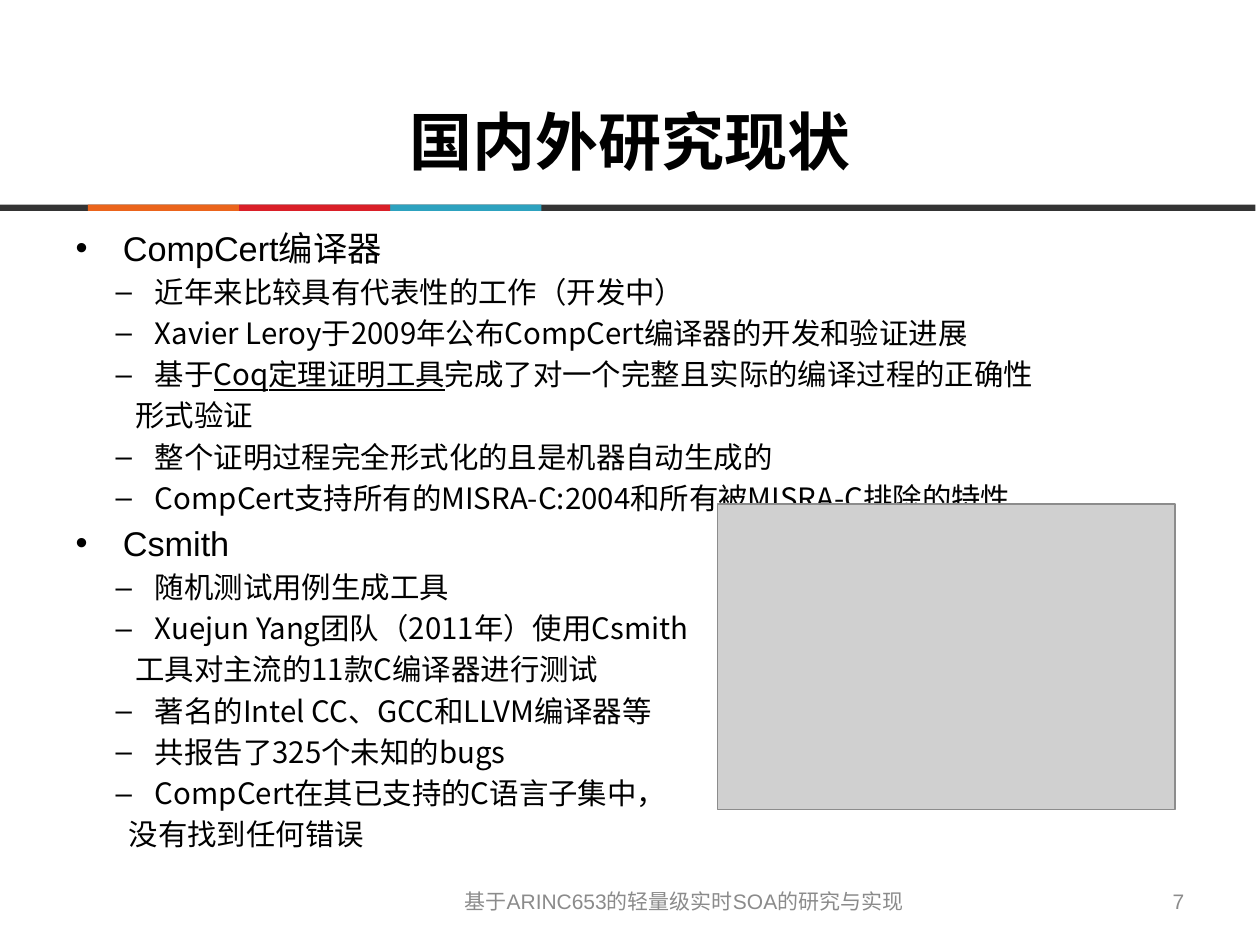
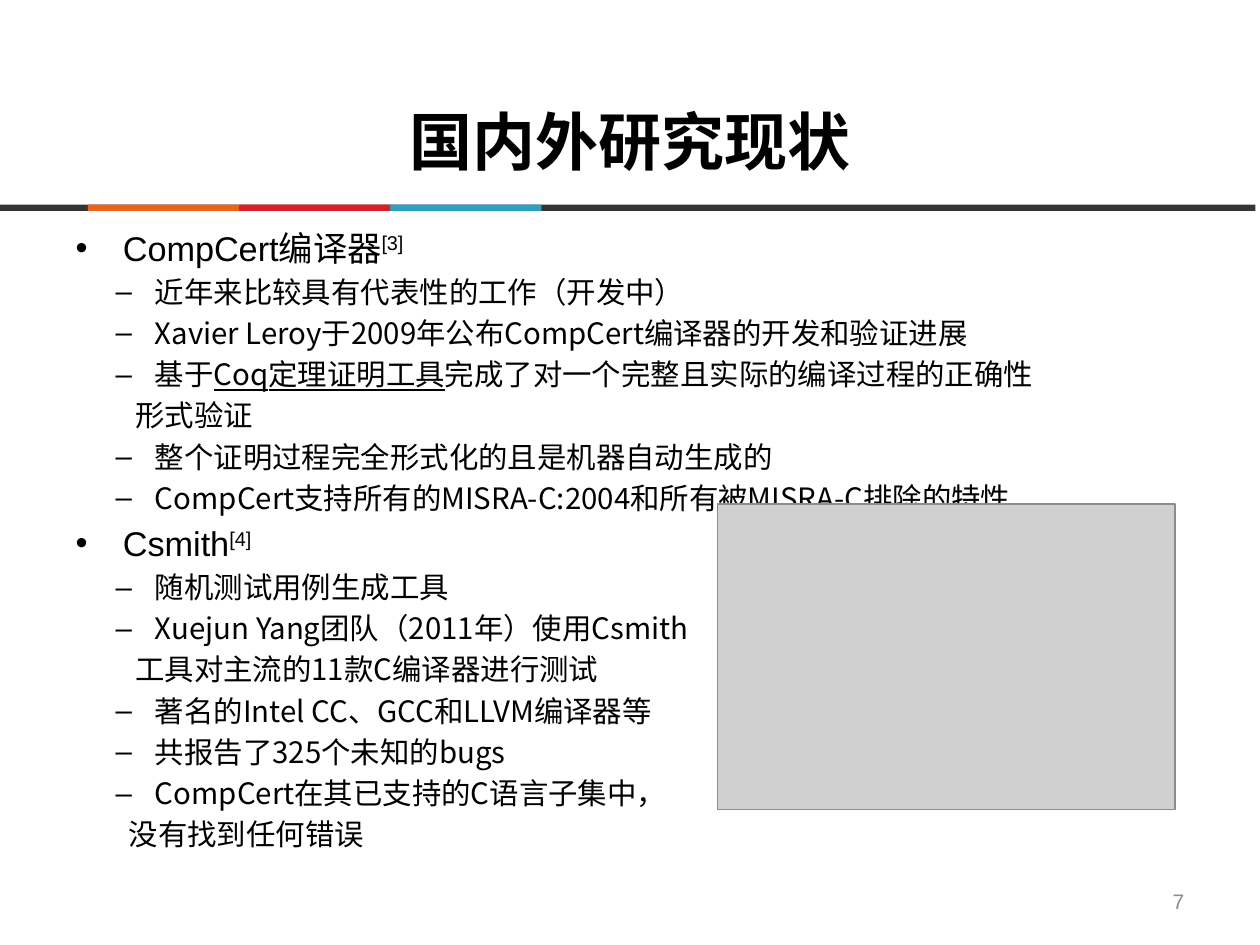
Before and after one commit to destiny1991/--2014--destiny, a slide deck: slide 7 of 答辩/ppt/SY1406108_陈志伟_毕业答辩.pptx. Drawn at 1260x945 pixels with LibreOffice and Linux fonts; fonts in the diff are those of the drawing; grey boxes stand for pictures; background and template pictures are left out. Boxes give left, top, right and bottom in pixels: in the first picture for what was removed or moved away, otherwise in the second. Text is boxed around its words. In the diff, an @@ line names an element or a change of style, - is before the commit and + after.

```diff
--- a/答辩/ppt/SY1406108_陈志伟_毕业答辩.pptx
+++ b/答辩/ppt/SY1406108_陈志伟_毕业答辩.pptx
@@ text at bbox=[123, 233, 404, 267]: text changed @@
-• CompCert编译器
+• CompCert编译器[3]
@@ text at bbox=[123, 531, 251, 557]: text changed @@
-• Csmith
+• Csmith[4]
@@ text removed at bbox=[465, 891, 904, 911] @@
-基于ARINC653的轻量级实时SOA的研究与实现
```
Also in this commit, not shown: 13 other slides changed, 22 slides added, 20 slides removed, 23 other files.
